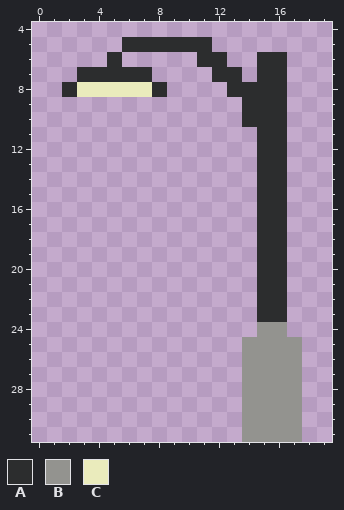
Edited in one commit: pixel-art sprite (Assets/Resources/SpriteSheet/New Sprites/Decoration53.png). The picture above was drawn from the file before the commit.
The file is 32x32 pixels. Shown: x 0..19, y 4..31.
Palette (. is transparent): A #2c2d2e  B #93938f  C #eaebbc
Pixels before, first column x 2:
 5 ....AAAAAA......
 6 ...A.....AA..AA.
 7 .AAAAA....AA.AA.
 8 ACCCCCA....AAAA.
 9 ............AAA.
10 ............AAA.
11 .............AA.
12 .............AA.
13 .............AA.
14 .............AA.
15 .............AA.
16 .............AA.
17 .............AA.
18 .............AA.
19 .............AA.
20 .............AA.
21 .............AA.
22 .............AA.
23 .............AA.
24 .............BB.
25 ............BBBB
26 ............BBBB
27 ............BBBB
28 ............BBBB
29 ............BBBB
30 ............BBBB
31 ............BBBB
The result:
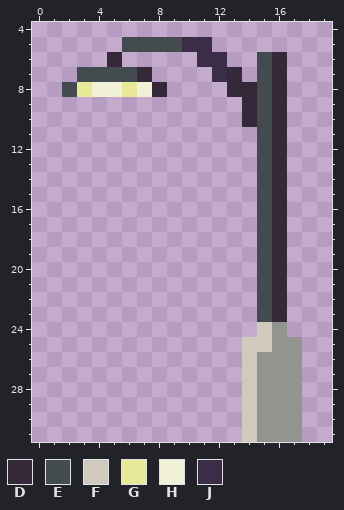
Colours new in this view: D #352839  E #434b4f  F #d0cabe  G #e8e998  H #f0f1d7  J #3b2c48
Change:
Colour A becomes colour D in row 6 at x 5 and 16; in row 7 at x 7, 13 and 16; in row 8 at x 8, 13 to 14 and 16; in rows 9 to 10 at x 14 and 16; in rows 11 to 23 at x 16.
Colour A becomes colour E in row 5 at x 6 to 9; in row 6 at x 15; in row 7 at x 3 to 6 and 15; in row 8 at x 2 and 15; in rows 9 to 23 at x 15.
Colour B becomes colour F in row 24 at x 15; in row 25 at x 14 to 15; in rows 26 to 31 at x 14.
Colour C becomes colour G in row 8 at x 3 and 6.
Colour C becomes colour H in row 8 at x 4 to 5 and 7.
Colour A becomes colour J in row 5 at x 10 to 11; in row 6 at x 11 to 12; in row 7 at x 12.
Boxes around the changes in both pictures, in picture pixels (x1, y1, x2, y2):
changed: (62, 37, 287, 442)
